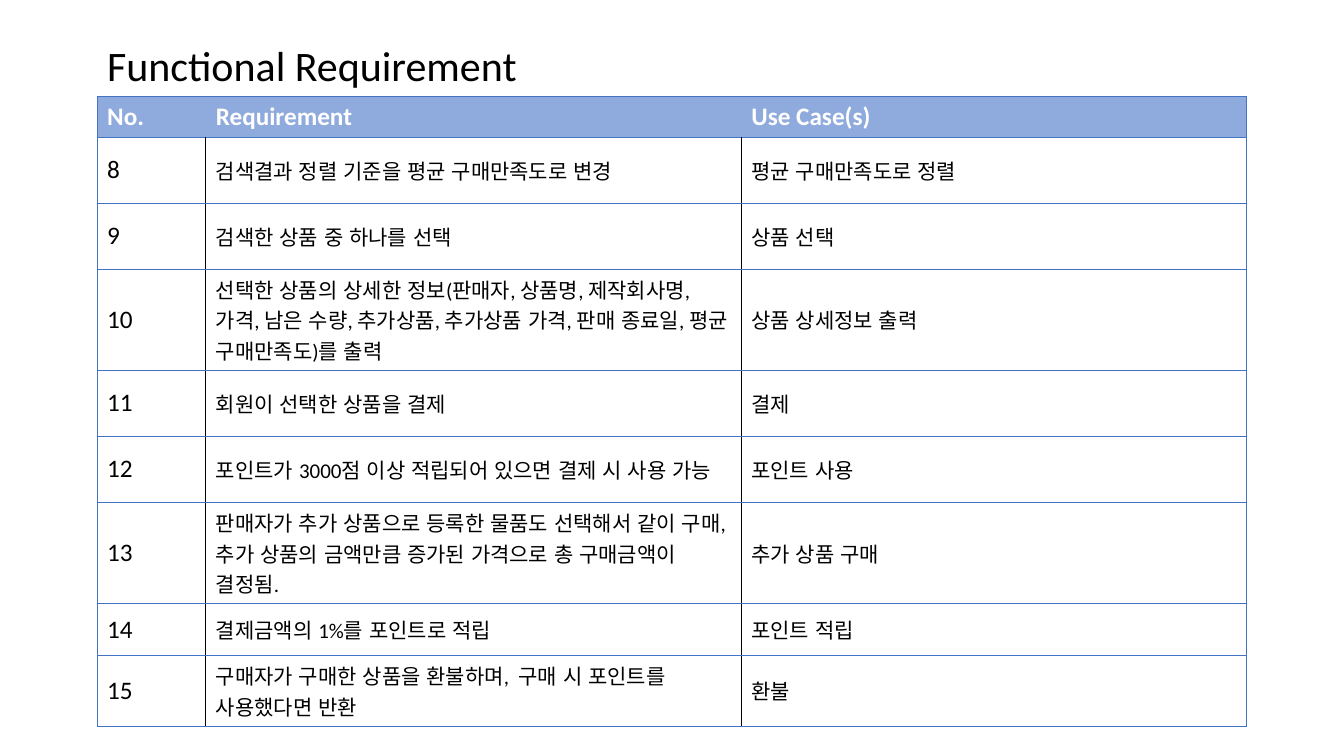
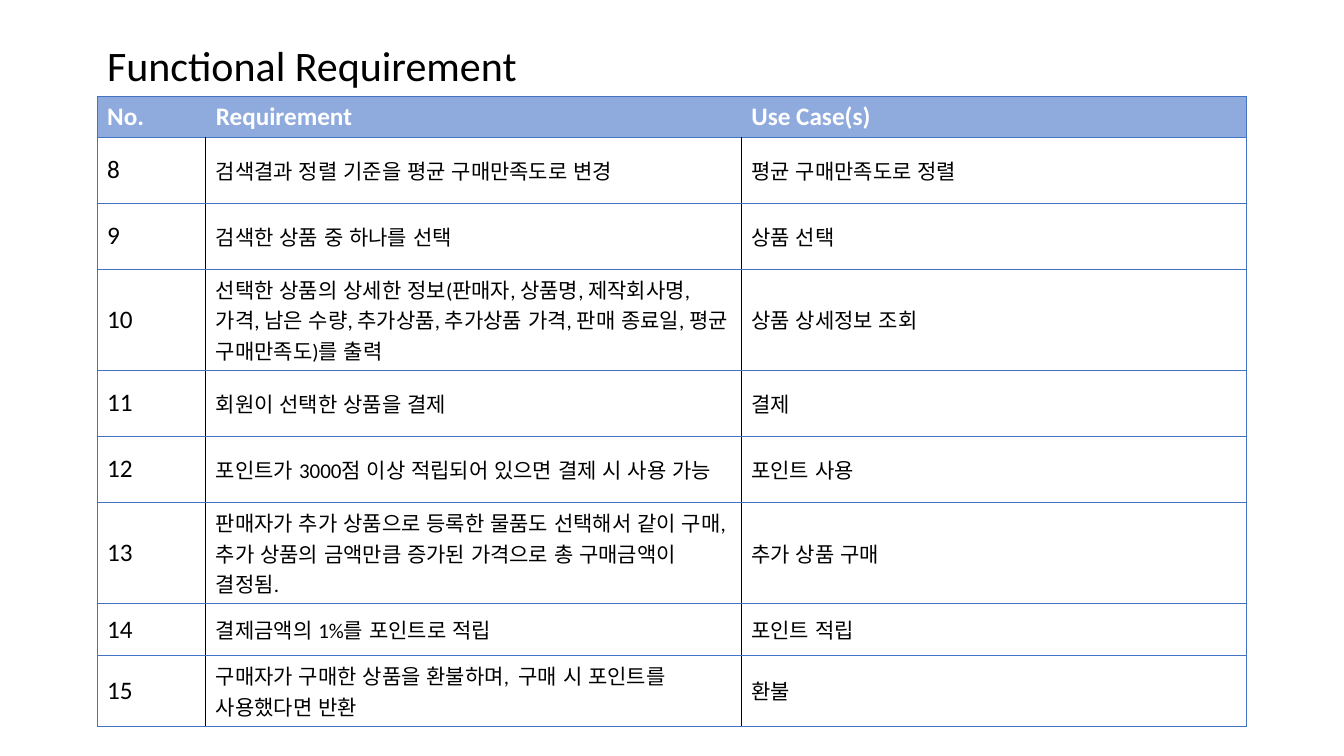
Before and after one commit to bbangnambong/RequirementCapturing, a slide deck: slide 2 of Requirement List.pptx. Drawn at 1344x756 pixels with LibreOffice and Linux fonts; fonts in the diff are those of the drawing. Boxes give left, top, right and bottom in pixels: in the first picture for what was removed or moved away, otherwise in the second. Text is boxed around its words. In the diff, an @@ line names an element or a change of style, - is before the commit and + after.

```diff
--- a/Requirement List.pptx
+++ b/Requirement List.pptx
@@ table at bbox=[97, 96, 1246, 721] @@
-row 4, column 3: 상품 상세정보 출력
+row 4, column 3: 상품 상세정보 조회
```
Also in this commit, not shown: 1 other file.
